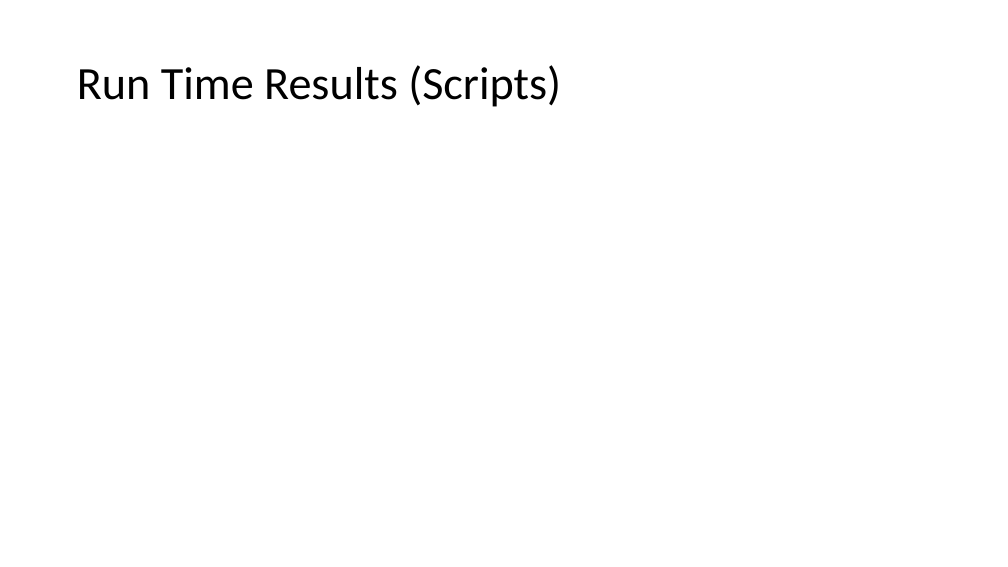
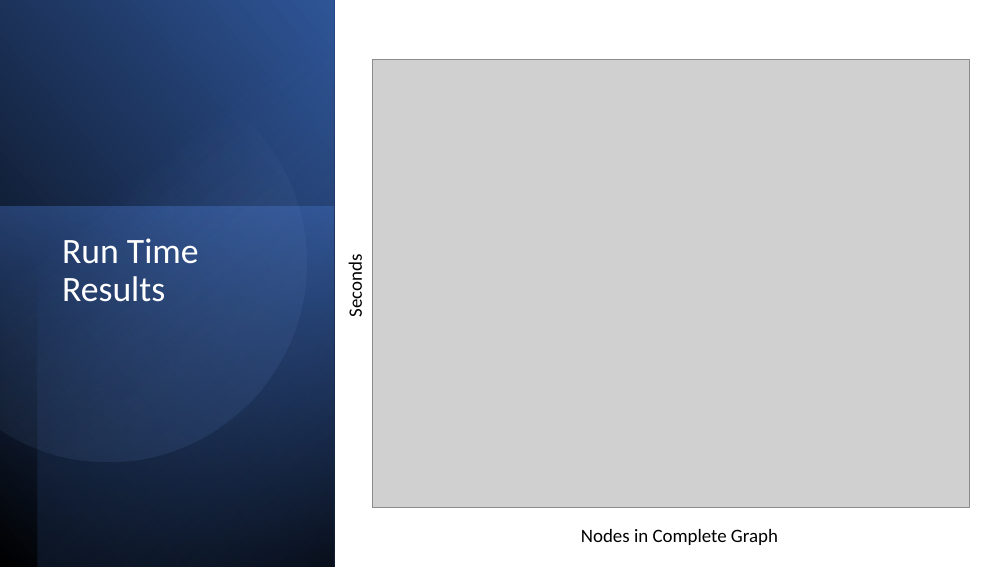
Before and after one commit to smit36jm/CS412-NP_COMPLETE, a slide deck: slide 6 of presentations/Approx Presentation.pptx. Drawn at 1008x567 pixels with LibreOffice and Linux fonts; fonts in the diff are those of the drawing; grey boxes stand for pictures. Boxes give left, top, right and bottom in pixels: in the first picture for what was removed or moved away, otherwise in the second. Text is boxed around its words. In the diff, an @@ line names an element or a change of style, - is before the commit and + after.

```diff
--- a/presentations/Approx Presentation.pptx
+++ b/presentations/Approx Presentation.pptx
@@ rectangle added at bbox=[0, 0, 334, 567], fill gradient #000000 to #2F5597 @@
@@ rectangle added at bbox=[38, 0, 334, 567], fill gradient #000000 to #4472C4 @@
@@ freeform shape added at bbox=[0, 39, 342, 497], fill gradient #8FAADC to #2F5597 @@
@@ picture added at bbox=[372, 60, 969, 508] @@
@@ rectangle added at bbox=[0, 207, 334, 567], fill gradient #4472C4 to #203864 @@
@@ title "Run Time Results" at bbox=[62, 238, 199, 302]: vertical alignment middle to top @@
@@ title at bbox=[62, 238, 199, 302]: text changed; size 44 to 34 pt; text colour #000000 to #FFFFFF @@
-Run Time Results (Scripts)
+Run Time Results
@@ text added at bbox=[344, 262, 367, 315], 18 pt, text #000000 @@
+Seconds
@@ text added at bbox=[581, 529, 778, 545], 18 pt, text #000000 @@
+Nodes in Complete Graph
```
Also in this commit, not shown: 4 other slides changed.
